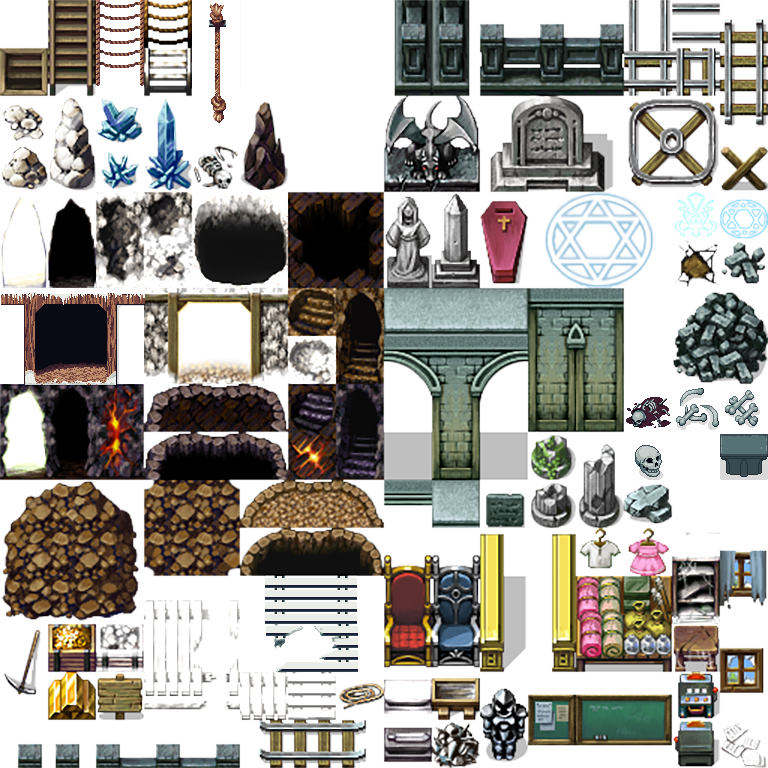
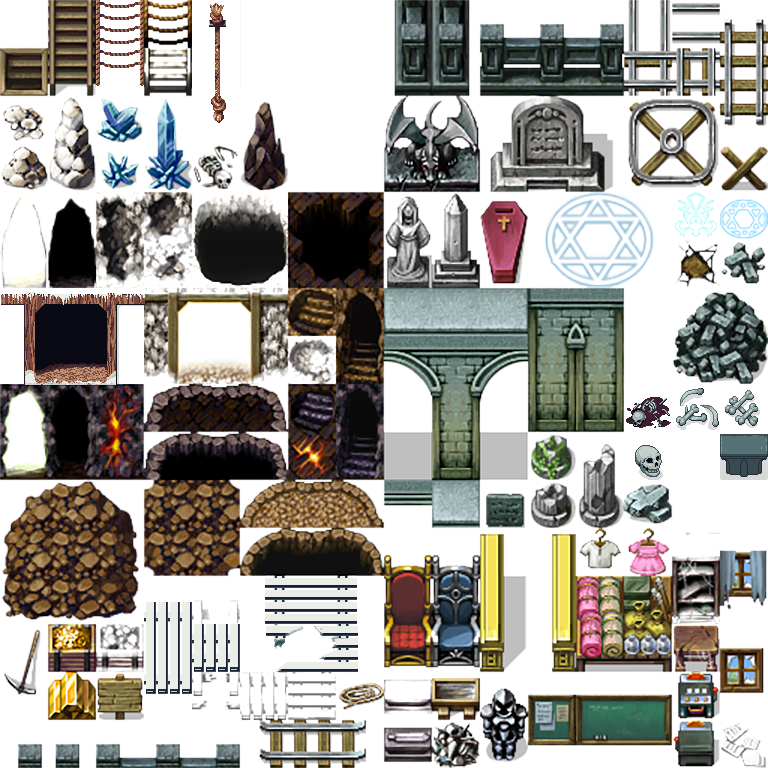
Comparing the layer stacks of the two (768, 768) images. Changes:
added layer "Bridge copy 2" above "Bridge copy" over [192, 624, 240, 672]
added layer "Bridge copy" above "Bridge" over [144, 602, 192, 694]
painted on "Layer 1" over [144, 576, 240, 716]